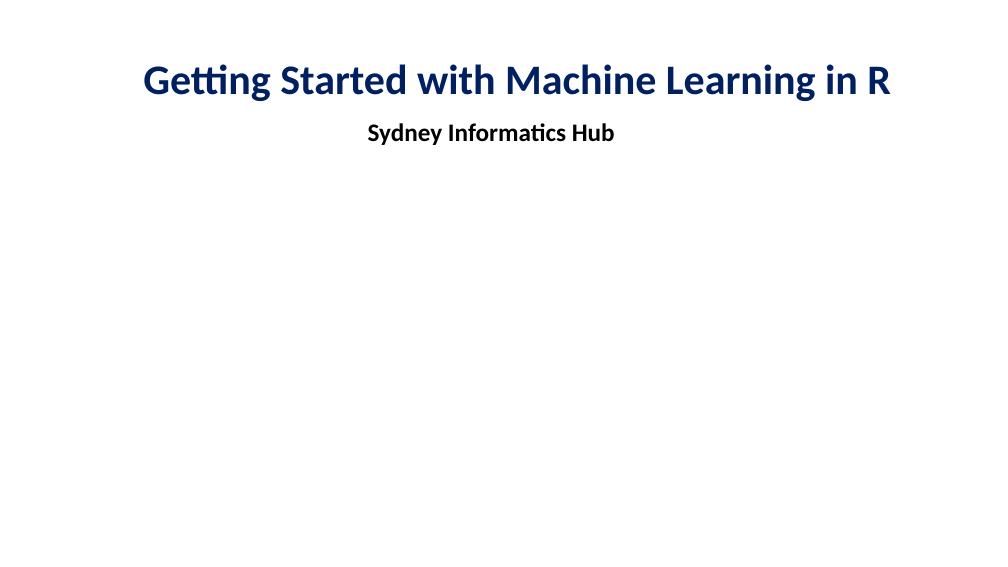
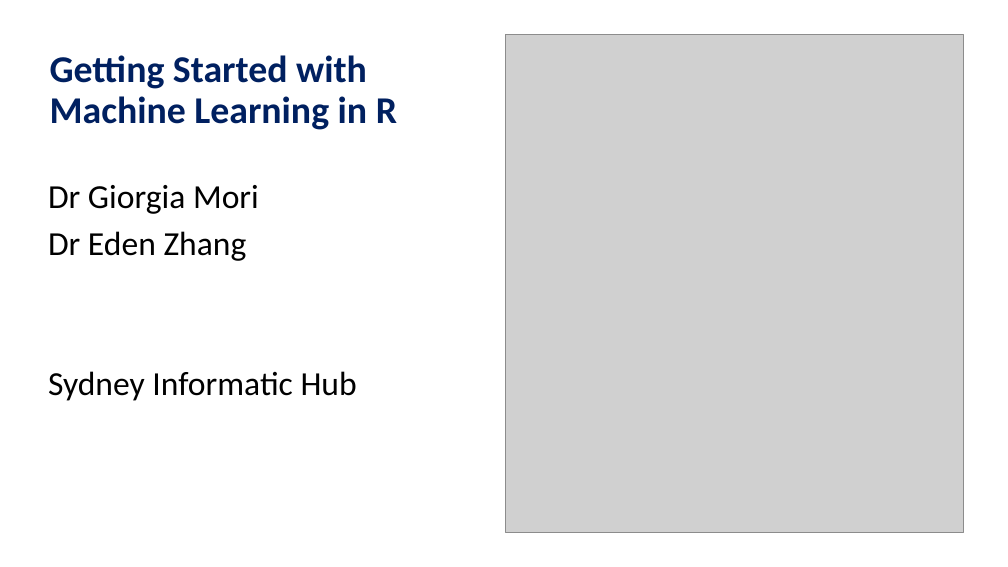
Before and after one commit to Sydney-Informatics-Hub/Module3R, a slide deck: slide 1 of slides/Module3R.pptx. Drawn at 1008x567 pixels with LibreOffice and Linux fonts; fonts in the diff are those of the drawing; grey boxes stand for pictures; background and template pictures are left out. Boxes give left, top, right and bottom in pixels: in the first picture for what was removed or moved away, otherwise in the second. Text is boxed around its words. In the diff, an @@ line names an element or a change of style, - is before the commit and + after.

Commit message:
update slides

```diff
--- a/slides/Module3R.pptx
+++ b/slides/Module3R.pptx
@@ title "Getting Started with Machine Learning ...": place and size @@
-title "Getting Started with Machine Learning ..." at <box>143,64,891,101</box>
+title "Getting Started with Machine Learning ..." at <box>50,55,397,130</box>
@@ title "Getting Started with Machine Learning ..." at <box>50,55,397,130</box>: size 40 to 36 pt; alignment centre to left; vertical alignment bottom to top @@
@@ picture added at <box>506,35,963,532</box> @@
@@ subtitle removed at <box>368,123,615,145</box> @@
-Sydney Informatics Hub
@@ text added at <box>48,185,357,401</box>, 32 pt, text #000000 @@
+Dr Giorgia Mori
+Dr Eden Zhang
+Sydney Informatic Hub
```
